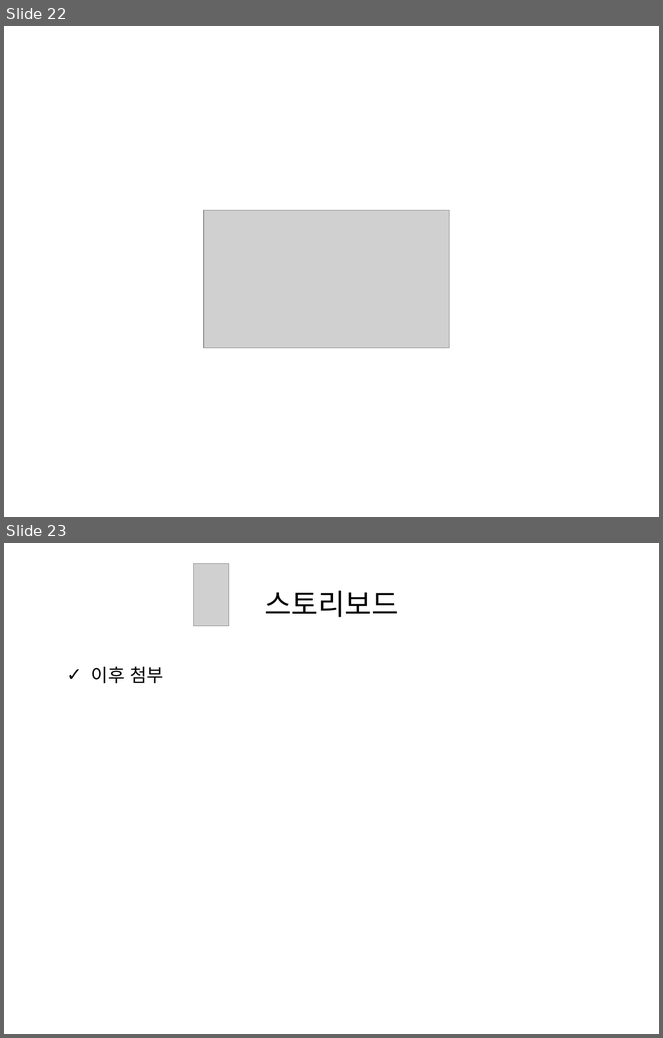
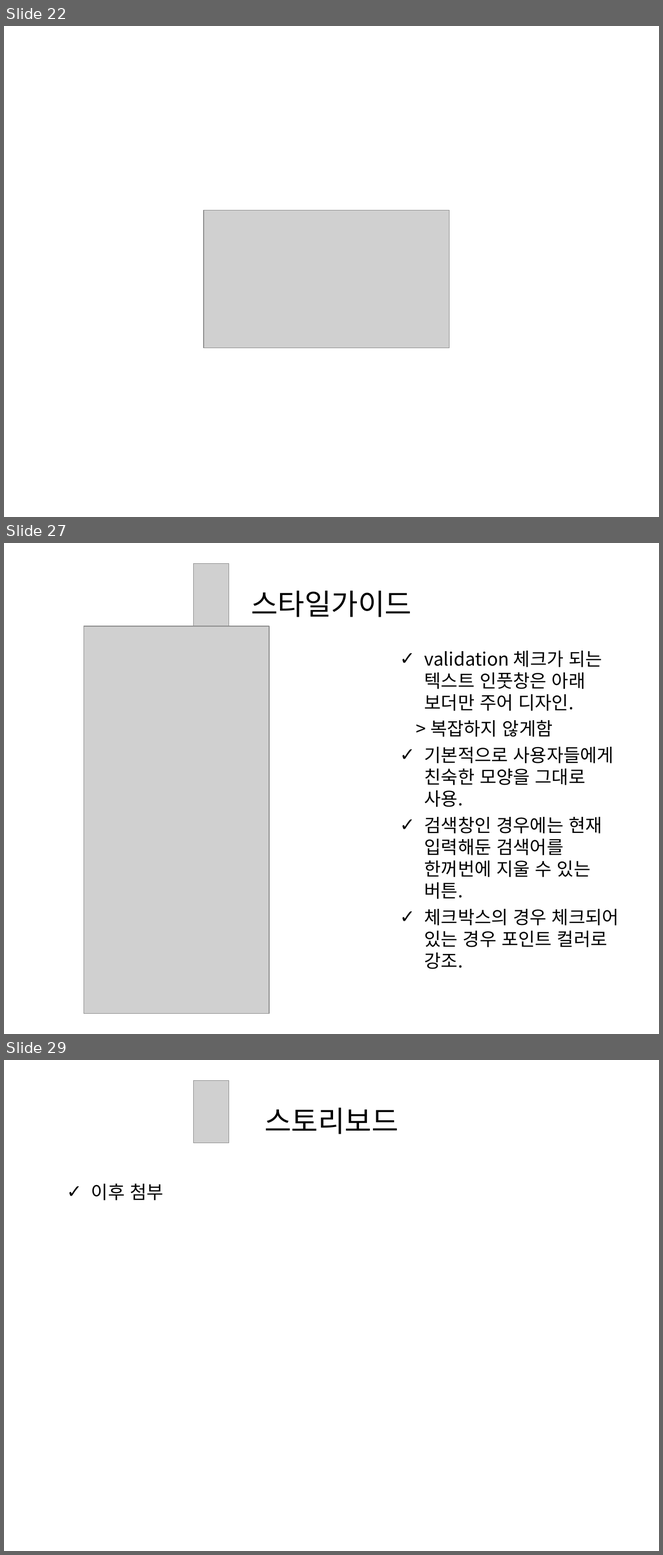
Before and after one commit to grapePrince/planthounse, a slide deck: presentation/디자인발표.ppt. Shown one above the other, each under a label of ours: slides 22 and 23 before the commit, slides 22, 27 and 29 after it; the slides between them are not shown. The pictures are 663x1038 and 663x1555 pixels, drawn with LibreOffice and Linux fonts; fonts in the diff are those of the drawing; grey boxes stand for pictures. Boxes give left, top, right and bottom in pixels: in the first picture for what was removed or moved away, otherwise in the second. Text is boxed around its words. In the diff, an @@ line names an element or a change of style, - is before the commit and + after.

```diff
--- a/presentation/디자인발표.ppt
+++ b/presentation/디자인발표.ppt
@@ slide 27 added at (4, 543, 659, 1034), background #FFFFFF @@
@@ picture added at (193, 563, 229, 626) @@
@@ title added at (251, 590, 412, 617), 32 pt, text #000000 @@
+스타일가이드
@@ picture added at (84, 626, 269, 1014) @@
@@ text added at (425, 651, 619, 969), 20 pt, text #000000 @@
+✓ validation 체크가 되는 텍스트 인풋창은 아래 보더만 주어 디자인.
+> 복잡하지 않게함
+✓ 기본적으로 사용자들에게 친숙한 모양을 그대로 사용.
+✓ 검색창인 경우에는 현재 입력해둔 검색어를 한꺼번에 지울 수 있는 버튼.
+✓ 체크박스의 경우 체크되어 있는 경우 포인트 컬러로 강조.
@@ what was slide 23 is now slide 29 @@
```
Also in this commit, not shown: 5 other slides added, 2 other files.
